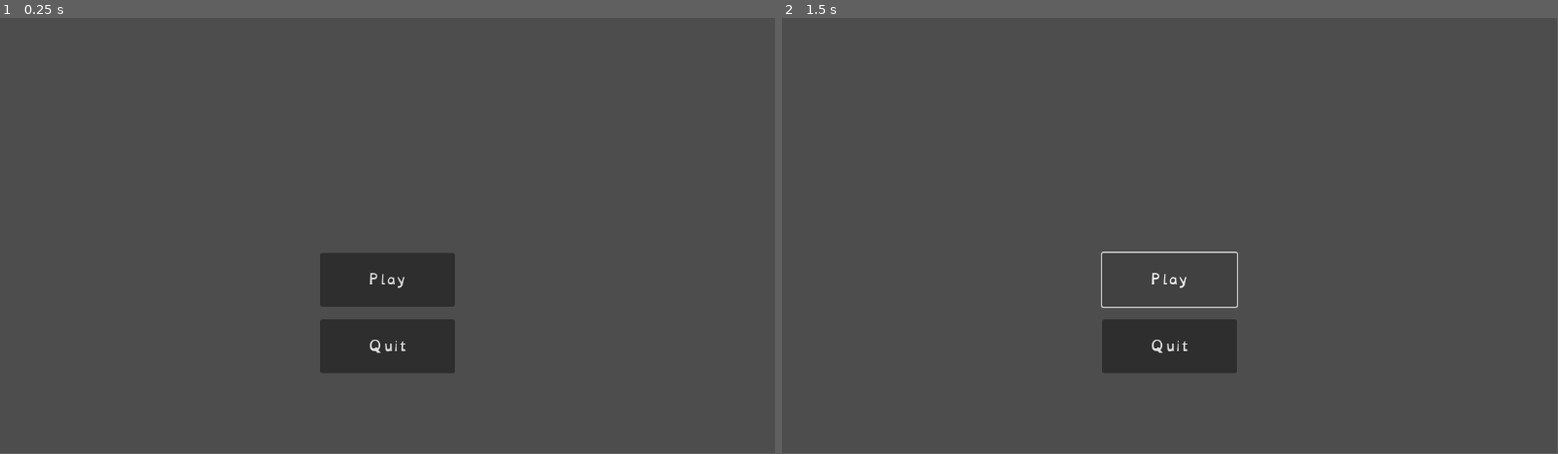
Above: before the commit, frames 1-2 (left to right).
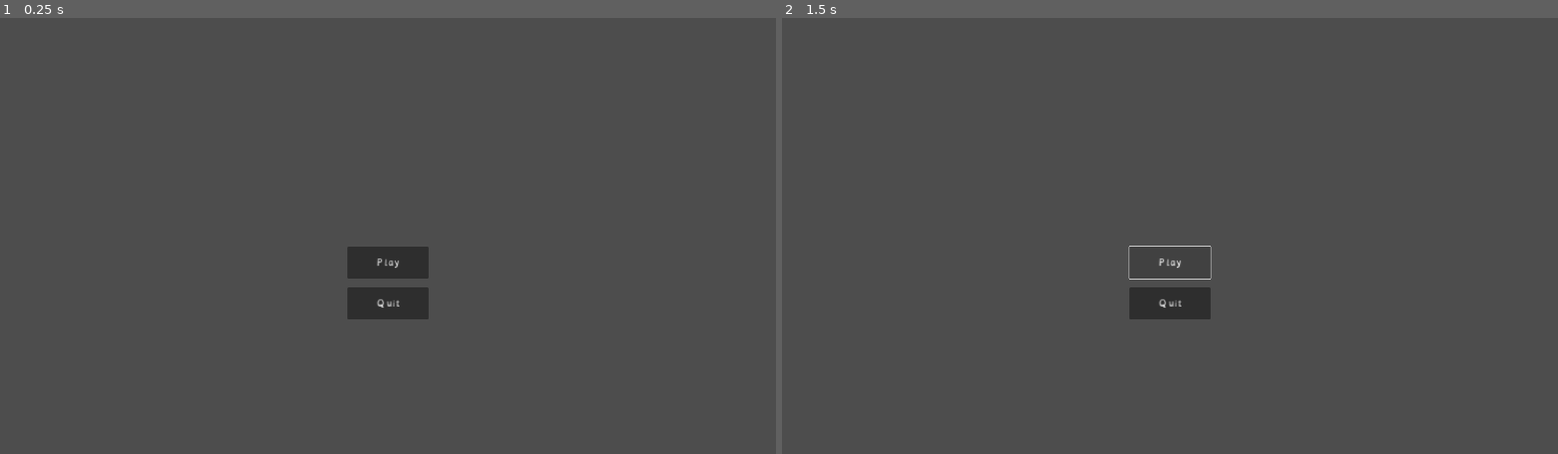
Above: after the commit, the same moments.

Repository: KeyraWebb/Cheezbored
Game: Godot game, scene res://scenes/main_menu.tscn
Same seed, same stepped clock (60 frames per second), same inputs: the game is played once before the commit and once after it. Before the commit the project starts from res://assets/fonts/main_menu.tscn.
Inputs:
- Up to frame 1 (0.25 s): no input
- Up to frame 2 (1.5 s): click "Play" at 0.5 s; click "Play" at 1.25 s
In our replay, the window is 799x449 before the commit and 800x450 after it. These sizes can differ from the game's own. Grey fills any space a smaller window leaves; there, only what the larger window draws over its background counts as a difference.

The runs differ from the first frame. In frame 1, 3.7% of the frame differs, in the area x 41-59%, y 52-82%; in frame 2, 2.7%.

Commit message:
made menu ui scale properly and move menu scene to appropriate folder

Diff:
--- a/project.godot
+++ b/project.godot
@@ -11,6 +11,13 @@
 [application]
 
 config/name="Cheezboard"
-run/main_scene="res://assets/fonts/main_menu.tscn"
+run/main_scene="res://scenes/main_menu.tscn"
 config/features=PackedStringArray("4.3", "Forward Plus")
 config/icon="res://icon.svg"
+
+[display]
+
+window/size/viewport_width=1920
+window/size/viewport_height=1080
+window/stretch/mode="canvas_items"
+window/stretch/aspect="expand"
--- a/assets/fonts/main_menu.tscn
+++ b/scenes/main_menu.tscn
@@ -35,9 +35,9 @@
 anchor_right = 0.5
 anchor_bottom = 0.5
 offset_left = -100.0
-offset_top = 125.0
+offset_top = 127.0
 offset_right = 100.0
-offset_bottom = 205.0
+offset_bottom = 207.0
 grow_horizontal = 2
 grow_vertical = 2
 theme = ExtResource("1_l26f4")
